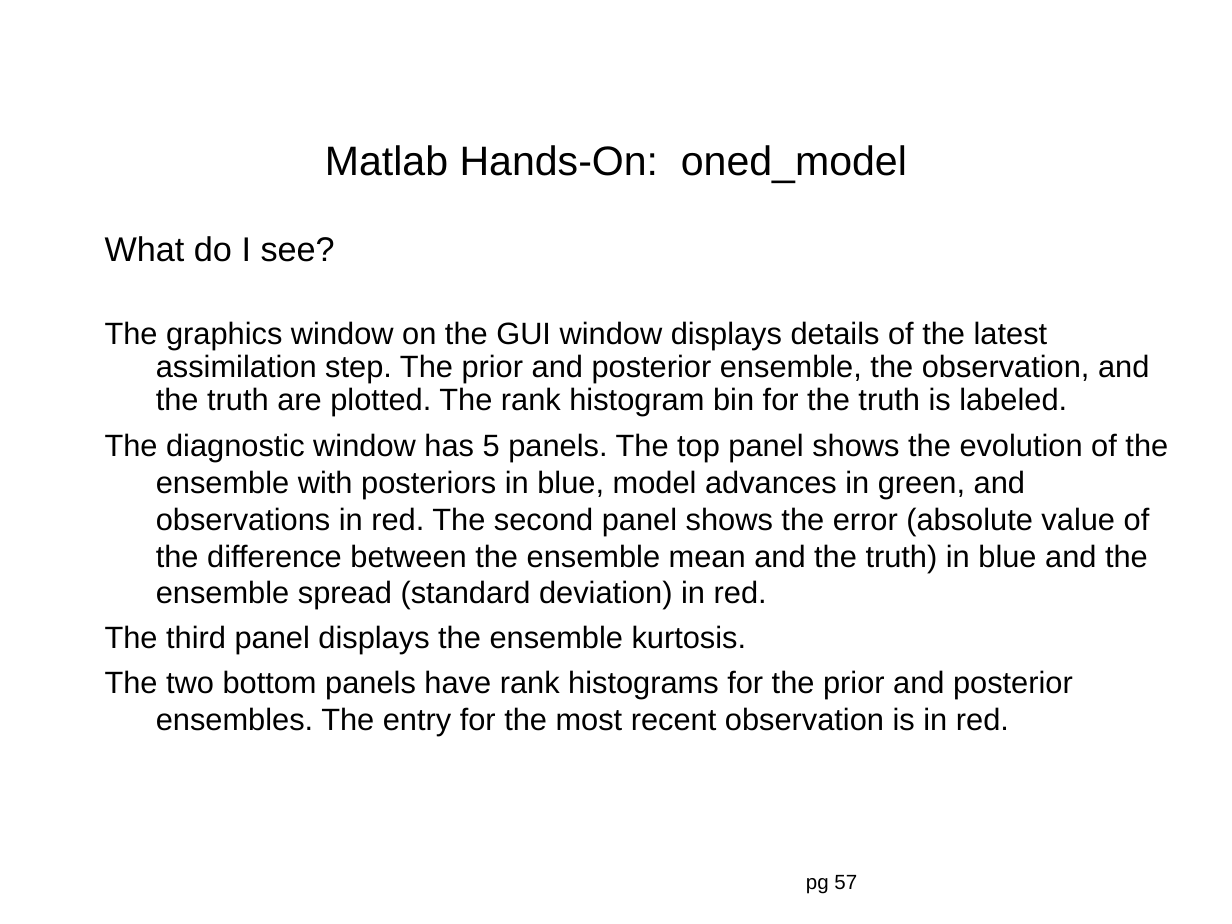
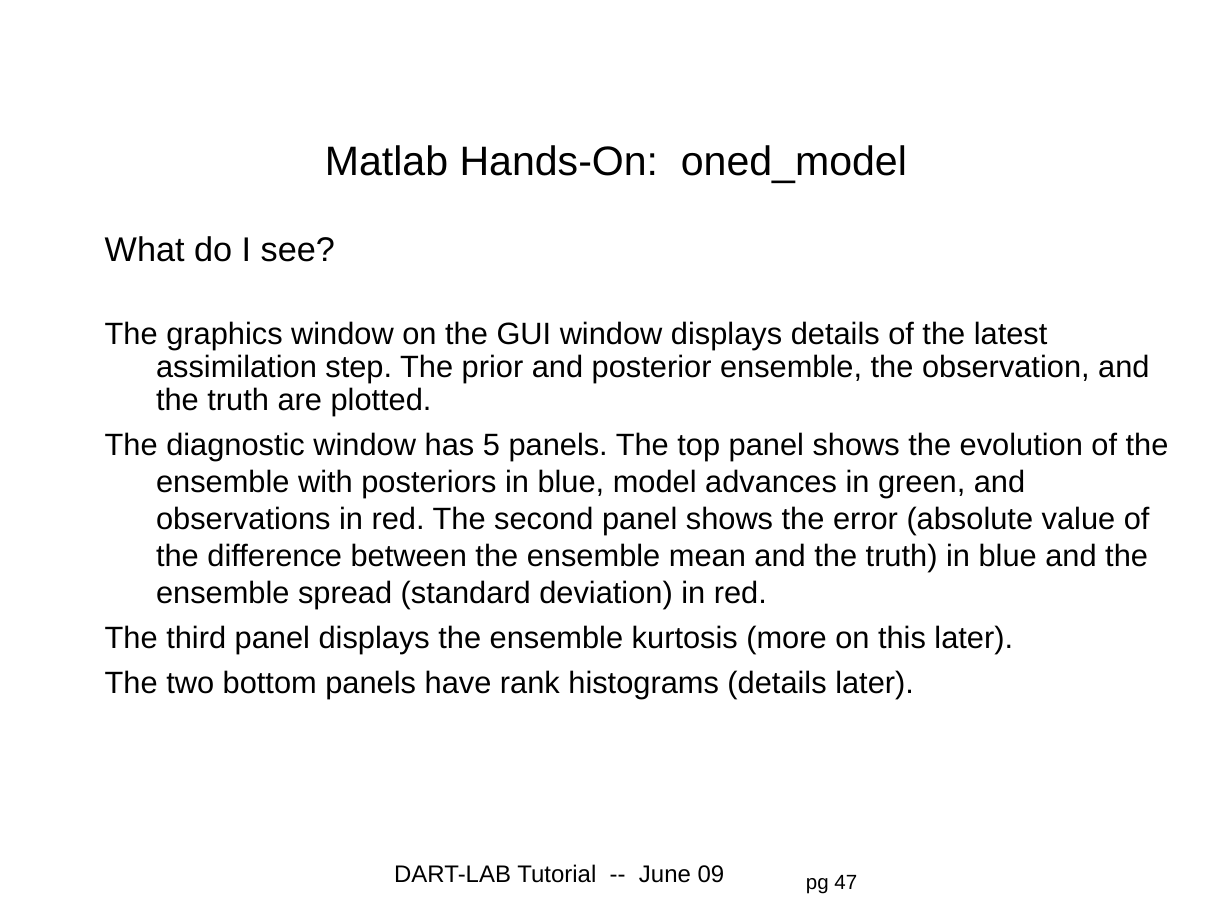
Before and after one commit to jhendric/DART, a slide deck: slide 47 of DART_LAB/presentation/DART_section1.ppt (slide 57 before the commit). Drawn at 1232x924 pixels with LibreOffice and Linux fonts; fonts in the diff are those of the drawing; background and template pictures are left out. Boxes give left, top, right and bottom in pixels: in the first picture for what was removed or moved away, otherwise in the second. Text is boxed around its words. In the diff, an @@ line names an element or a change of style, - is before the commit and + after.

Commit message:
Partial revision and new sections for DART_LAB tutorial.

```diff
--- a/DART_LAB/presentation/DART_section1.ppt
+++ b/DART_LAB/presentation/DART_section1.ppt
@@ text at (105,321,1149,416): text changed @@
-The graphics window on the GUI window displays details of the latest assimilation step. The prior and posterior ensemble, the observation, and the truth are plotted. The rank histogram bin for the truth is labeled.
+The graphics window on the GUI window displays details of the latest assimilation step. The prior and posterior ensemble, the observation, and the truth are plotted.
@@ text at (105,625,1013,698): text changed @@
-The third panel displays the ensemble kurtosis.
-The two bottom panels have rank histograms for the prior and posterior ensembles. The entry for the most recent observation is in red.
+The third panel displays the ensemble kurtosis (more on this later).
+The two bottom panels have rank histograms (details later).
@@ text added at (394,864,725,883), 14 pt, text #000000 @@
+DART-LAB Tutorial -- June 09
@@ page number at (806,875,857,894): text changed @@
-pg 57
+pg 47
```
Also in this commit, not shown: 56 other slides changed, 18 slides added, 1 slide removed, 7 other files.
